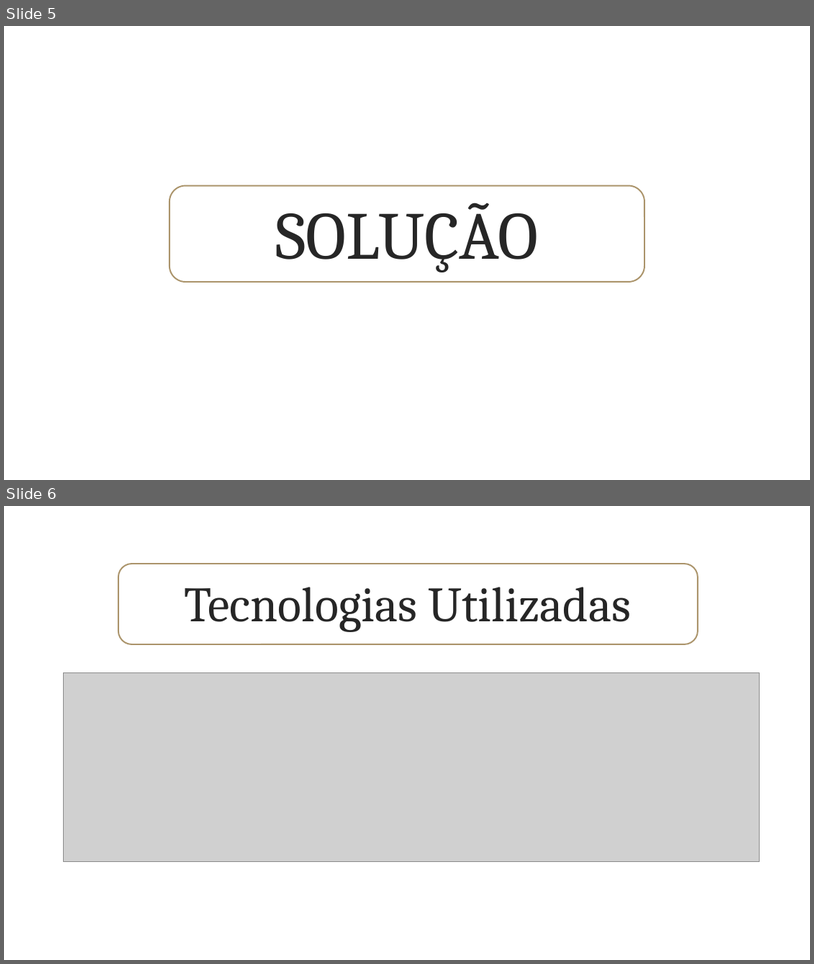
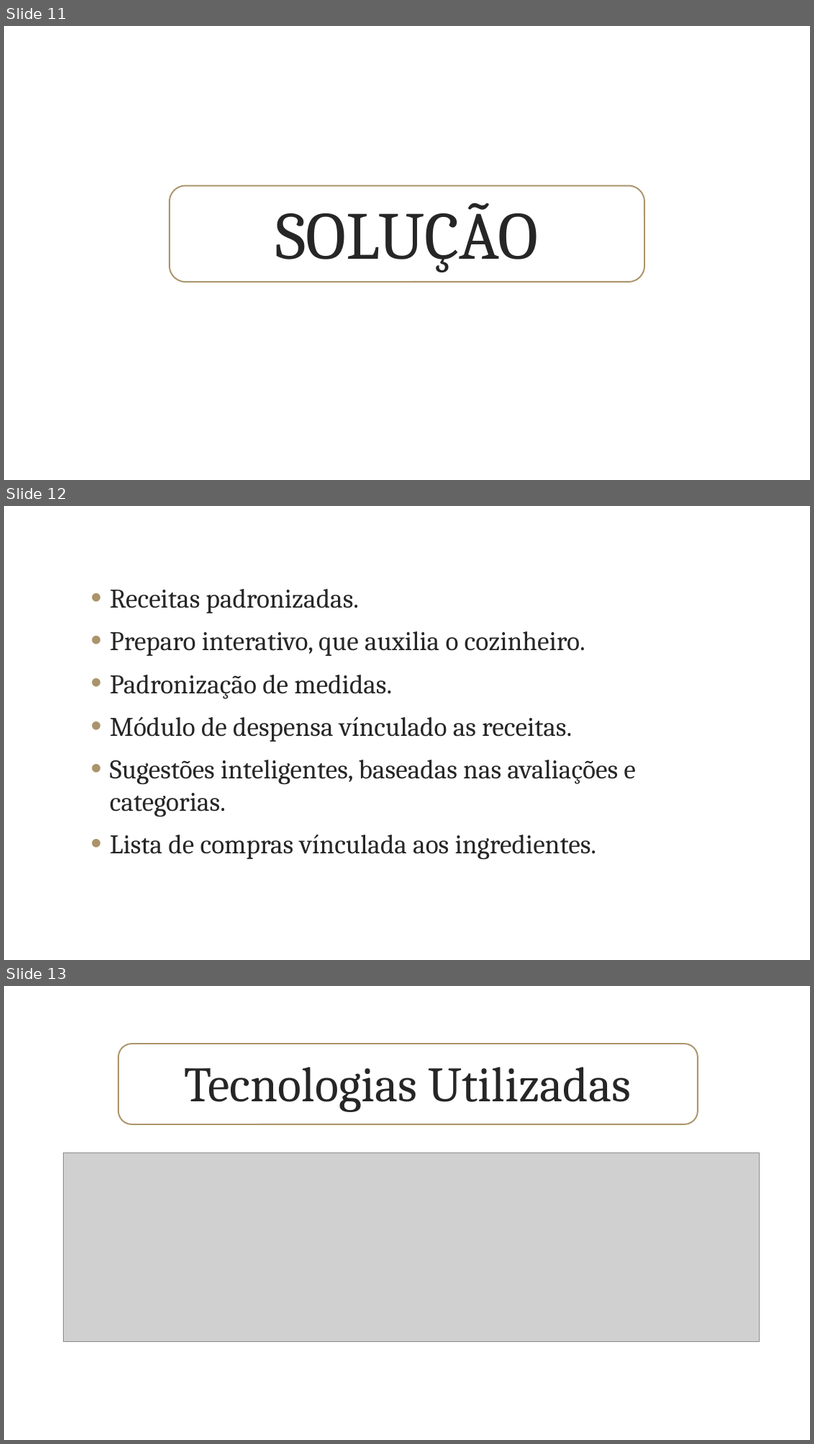
Before and after one commit to papletscook/letscook-doc, a slide deck: projeto/LetsCook_02.pptx. Shown one above the other, each under a label of ours: slides 5 and 6 before the commit, slides 11, 12 and 13 after it. The pictures are 814x964 and 814x1444 pixels, drawn with LibreOffice and Linux fonts; fonts in the diff are those of the drawing; grey boxes stand for pictures; background and template pictures are left out. Boxes give left, top, right and bottom in pixels: in the first picture for what was removed or moved away, otherwise in the second. Text is boxed around its words. In the diff, an @@ line names an element or a change of style, - is before the commit and + after.

```diff
--- a/projeto/LetsCook_02.pptx
+++ b/projeto/LetsCook_02.pptx
@@ slide 12 added at box(4, 506, 810, 960), background picture (left out) @@
@@ text added at box(110, 589, 635, 859), 24 pt, text #262626 @@
+• Receitas padronizadas.
+• Preparo interativo, que auxilia o cozinheiro.
+• Padronização de medidas.
+• Módulo de despensa vínculado as receitas.
+• Sugestões inteligentes, baseadas nas avaliações e categorias.
+• Lista de compras vínculada aos ingredientes.
@@ what was slide 5 is now slide 11 @@
@@ what was slide 6 is now slide 13 @@
```
Also in this commit, not shown: 1 slide changed, 6 other slides added.
